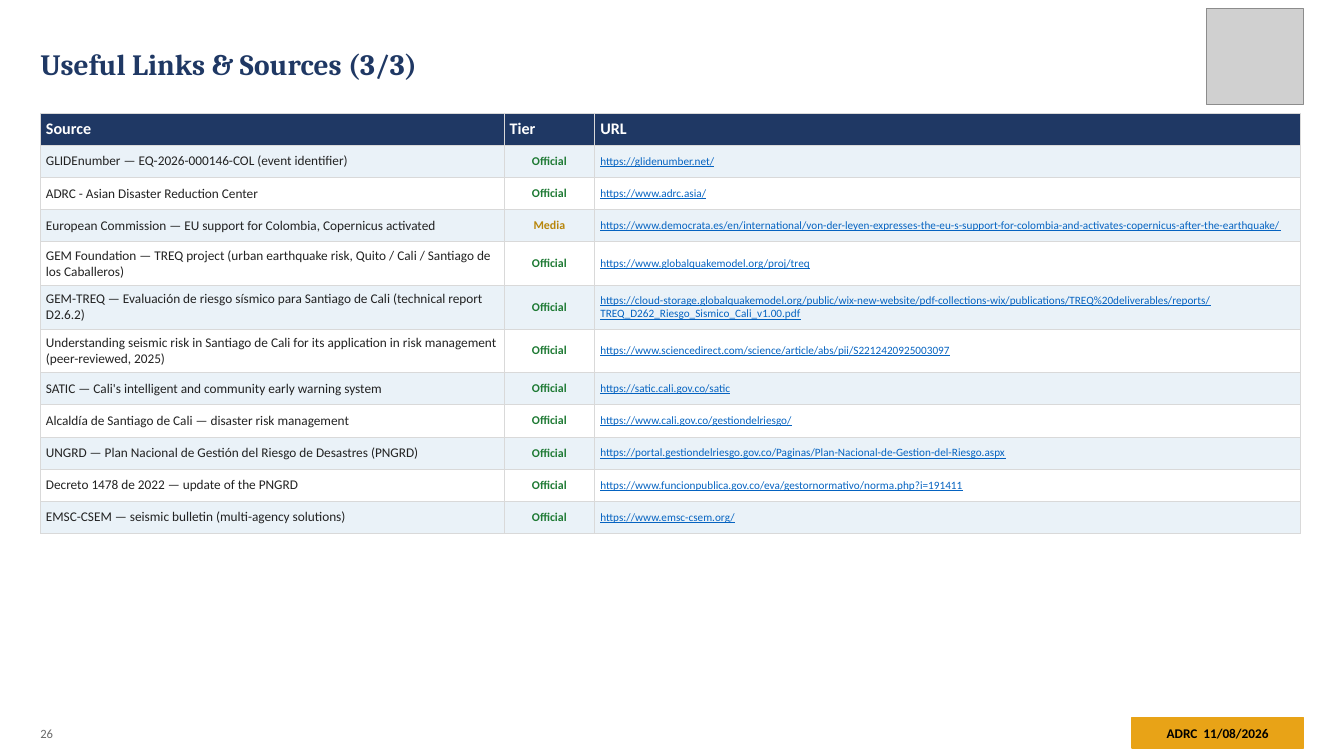
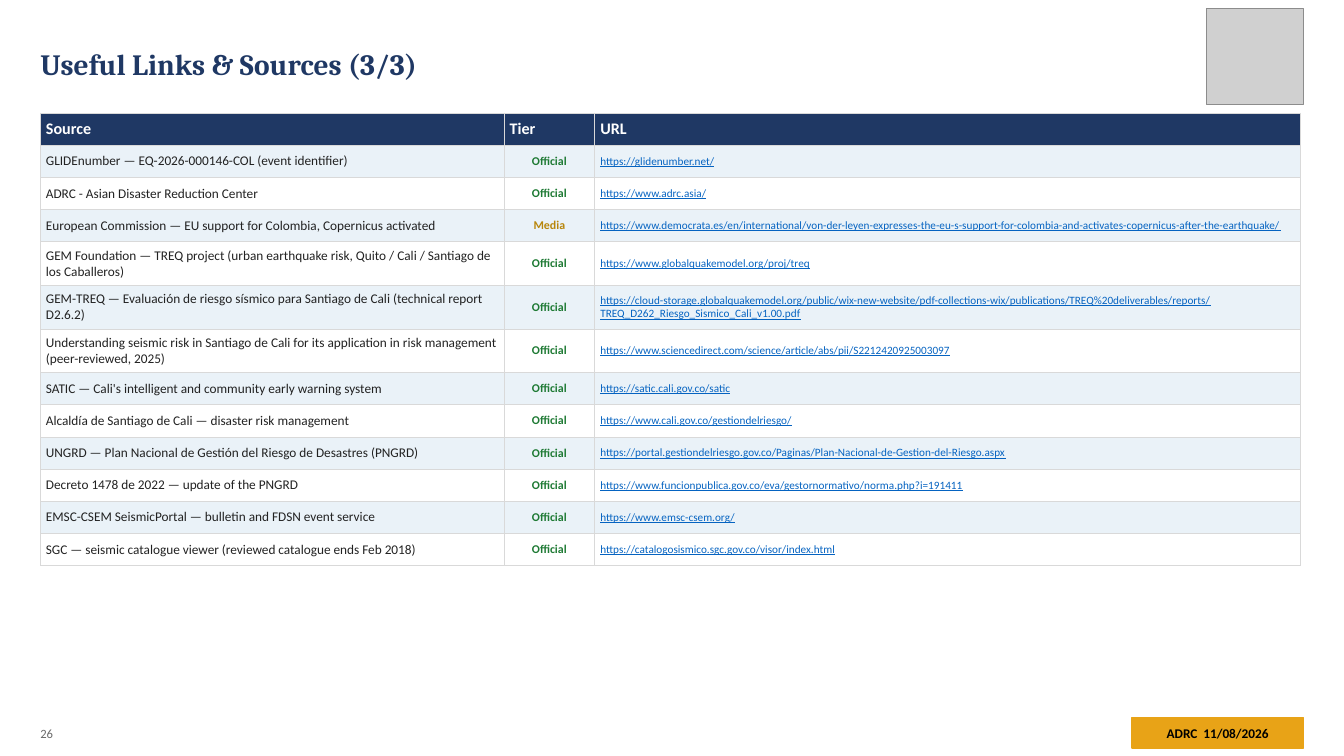
Before and after one commit to kochobi-max/whatsmap, a slide deck: slide 26 of reports/colombia_eq_20260810/output/ADRC_EQ_COL_Choco_20260810_EN.pptx. Drawn at 1344x756 pixels with LibreOffice and Linux fonts; fonts in the diff are those of the drawing; grey boxes stand for pictures. Boxes give left, top, right and bottom in pixels: in the first picture for what was removed or moved away, otherwise in the second. Text is boxed around its words. In the diff, an @@ line names an element or a change of style, - is before the commit and + after.

```diff
--- a/reports/colombia_eq_20260810/output/ADRC_EQ_COL_Choco_20260810_EN.pptx
+++ b/reports/colombia_eq_20260810/output/ADRC_EQ_COL_Choco_20260810_EN.pptx
@@ table at bbox=[40, 113, 1301, 561] @@
-row 12: EMSC-CSEM — seismic bulletin (multi-agency solutions) | Official | https://www.emsc-csem.org/
+row 12: EMSC-CSEM SeismicPortal — bulletin and FDSN event service | Official | https://www.emsc-csem.org/
+row 13: SGC — seismic catalogue viewer (reviewed catalogue ends Feb 2018) | Official | https://catalogosismico.sgc.gov.co/visor/index.html
```
Also in this commit, not shown: 1 other slide changed, 7 other files.
